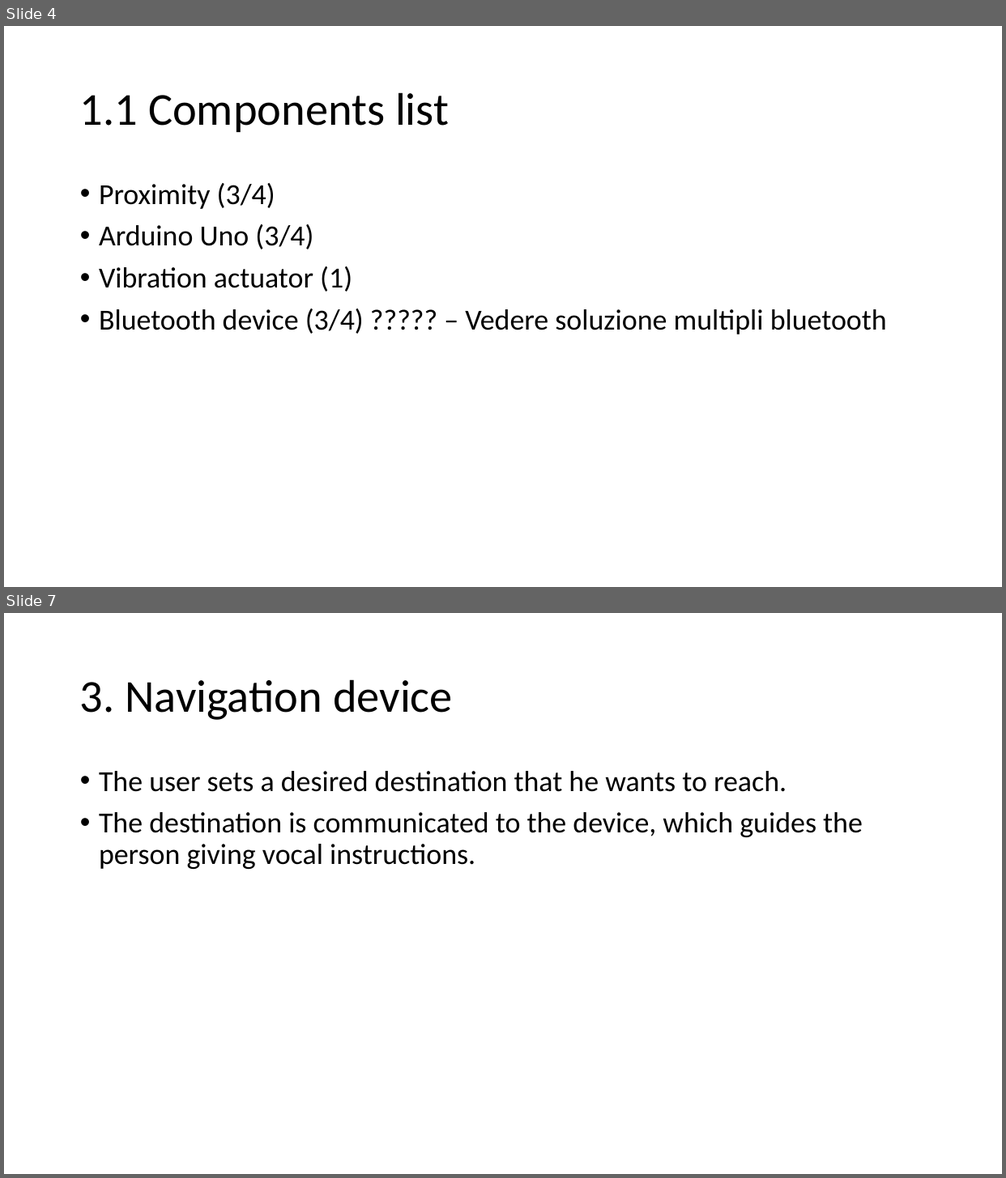
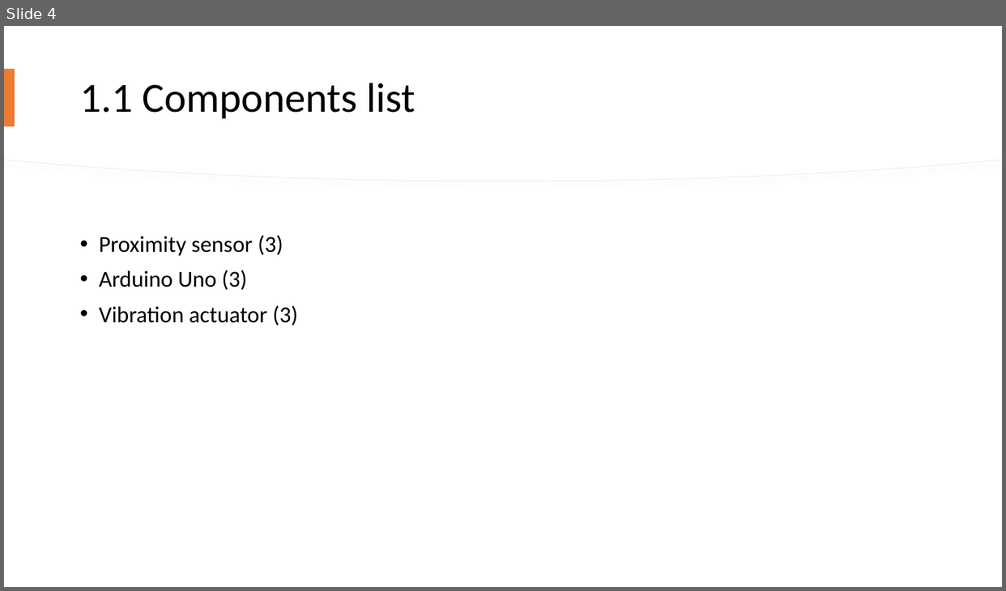
Before and after one commit to TheSmetz/Blinduino, a slide deck: Blinduino.pptx. Shown one above the other, each under a label of ours: slides 4 and 7 before the commit, slide 4 after it; the slides between them are not shown. The pictures are 1006x1178 and 1006x591 pixels, drawn with LibreOffice and Linux fonts; fonts in the diff are those of the drawing. Boxes give left, top, right and bottom in pixels: in the first picture for what was removed or moved away, otherwise in the second. Text is boxed around its words. In the diff, an @@ line names an element or a change of style, - is before the commit and + after.

```diff
--- a/Blinduino.pptx
+++ b/Blinduino.pptx
@@ slide 7 removed at [4,613,1002,1174], background #FFFFFF @@
@@ title removed at [80,679,453,720] @@
-3. Navigation device
@@ text removed at [99,771,863,869] @@
-• The user sets a desired destination that he wants to reach.
-• The destination is communicated to the device, which guides the person giving vocal instructions.
@@ slide 4 changed as well @@
@@ freeform shape added at [4,26,1002,182], fill #FFFFFF, outline #EFEFEF 0.75 pt @@
@@ freeform shape added at [4,26,1002,181], fill #FFFFFF @@
@@ title "1.1 Components list": place and size @@
-title "1.1 Components list" at [80,92,449,132]
+title "1.1 Components list" at [80,83,415,119]
@@ title "1.1 Components list" at [80,83,415,119]: size 44 to 40 pt @@
@@ rectangle added at [4,69,15,126], fill #ED7D31 @@
@@ text at [99,235,298,326]: text changed; size 28 to 22 pt @@
-• Proximity (3/4)
-• Arduino Uno (3/4)
-• Vibration actuator (1)
-• Bluetooth device (3/4) ????? – Vedere soluzione multipli bluetooth
+• Proximity sensor (3)
+• Arduino Uno (3)
+• Vibration actuator (3)
```
Also in this commit, not shown: 5 other slides changed, 3 slides added, 2 other slides removed.
